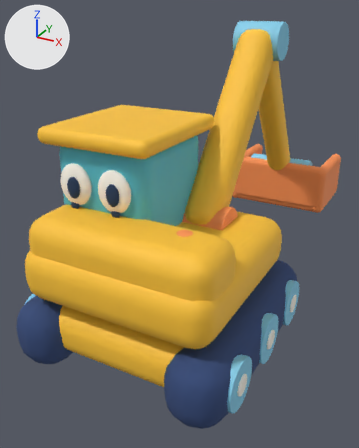
The Blender file art/excavator.blend as it was, and as the next commit left it.
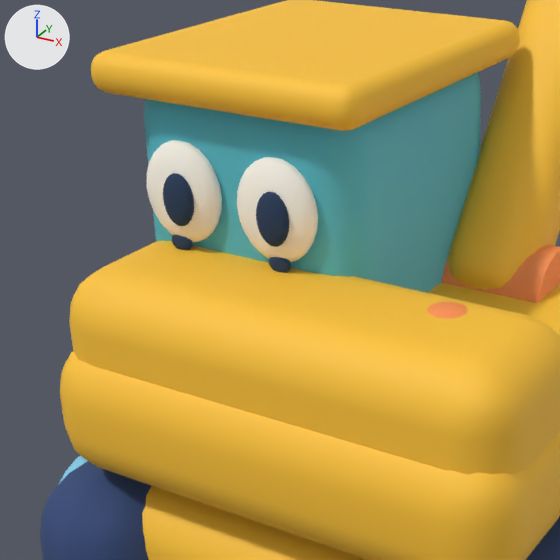
Each version is shown whole from a 50 mm camera at (3.28, -5.56, 4.77) aimed at (-0.4, 1.12, 1.42), then close up on the part from 0% to 64% of the width and 23% to 75% of the height. The axes (+X, +Y, +Z) are drawn at upper left. The lights are the same throughout. The first two pictures are the older version.

Objects in the first close-up: 'Big boom hinge', 'Cab', 'Chunky boom', 'Left soft track', 'Plump back', 'Pupil.002', 'Pupil.003', 'Round yellow body', 'Smile.007', 'Smile.013', 'Soft chassis', 'Sunny roof', 'White eye.002', 'White eye.003' and 3 more.
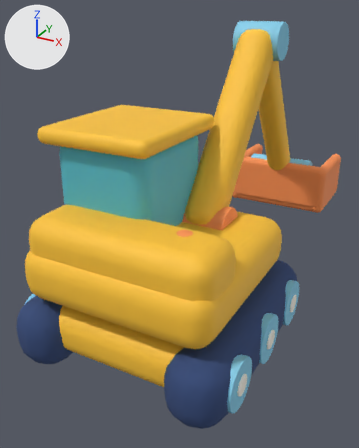
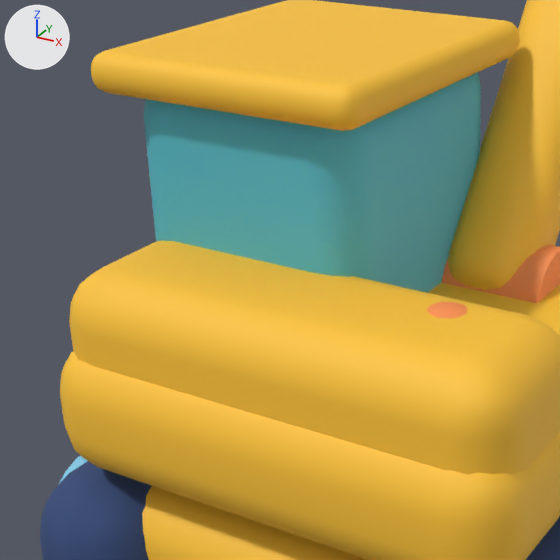
The change, as a list of edits to the scene's bpy script:
```text
Remove ob_white_eye_002:
    ob_white_eye_002 = bpy.data.objects.new('White eye.002', me_sphere_011)
    ob_white_eye_002.parent = ob_upper
    ob_white_eye_002.location = (-0.93, -0.75, 1.45)
Remove ob_pupil_002:
    ob_pupil_002 = bpy.data.objects.new('Pupil.002', me_sphere_012)
    ob_pupil_002.parent = ob_upper
    ob_pupil_002.location = (-0.89, -0.845, 1.44)
Remove ob_white_eye_003:
    ob_white_eye_003 = bpy.data.objects.new('White eye.003', me_sphere_013)
    ob_white_eye_003.parent = ob_upper
    ob_white_eye_003.location = (-0.31, -0.75, 1.45)
Remove ob_pupil_003:
    ob_pupil_003 = bpy.data.objects.new('Pupil.003', me_sphere_014)
    ob_pupil_003.parent = ob_upper
    ob_pupil_003.location = (-0.27, -0.845, 1.44)
Remove ob_smile_007:
    ob_smile_007 = bpy.data.objects.new('Smile.007', me_sphere_015)
    ob_smile_007.parent = ob_upper
    ob_smile_007.location = (-0.94, -0.79, 1.17)
Remove ob_smile_013:
    ob_smile_013 = bpy.data.objects.new('Smile.013', me_sphere_021)
    ob_smile_013.parent = ob_upper
    ob_smile_013.location = (-0.28, -0.79, 1.17)
```

Where the change shows, as pixel boxes [x1, y1, x2, y2] in the close-ups (560 x 560 px):
'White eye.003', deleted: before [237, 157, 318, 262]
'White eye.002', deleted: before [147, 140, 222, 242]
'Pupil.003', deleted (dark blue): before [256, 192, 289, 247]
'Pupil.002', deleted (dark blue): before [163, 173, 194, 226]
'Smile.013', deleted: before [269, 257, 291, 273]
'Smile.007', deleted: before [172, 235, 192, 250]
